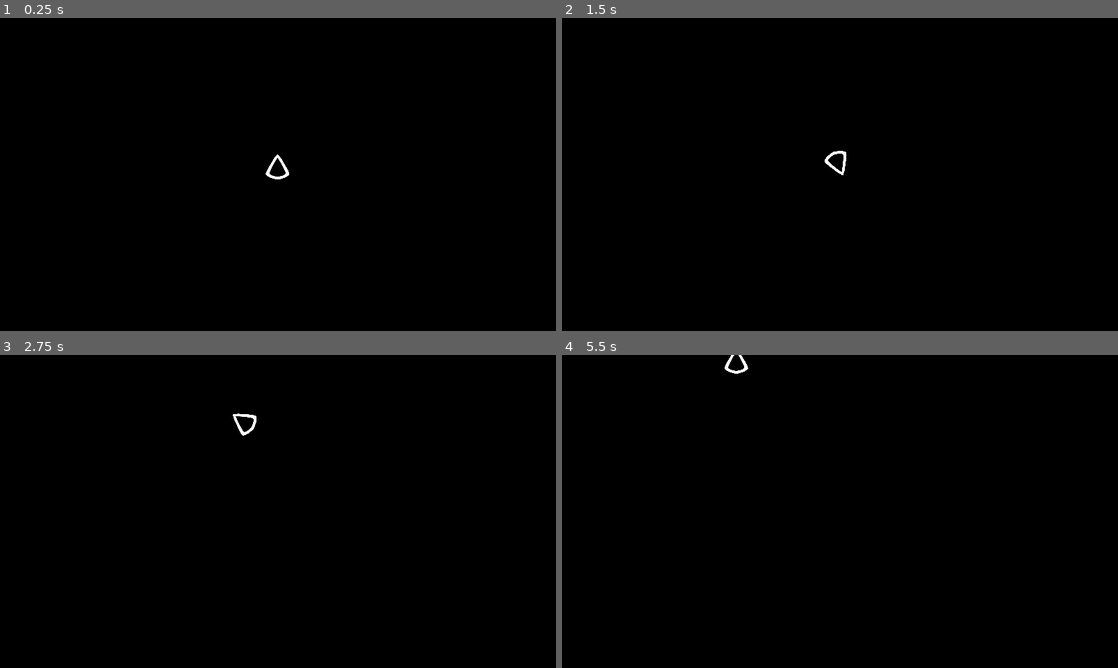
Above: before the commit, frames 1-4 (two rows, left to right).
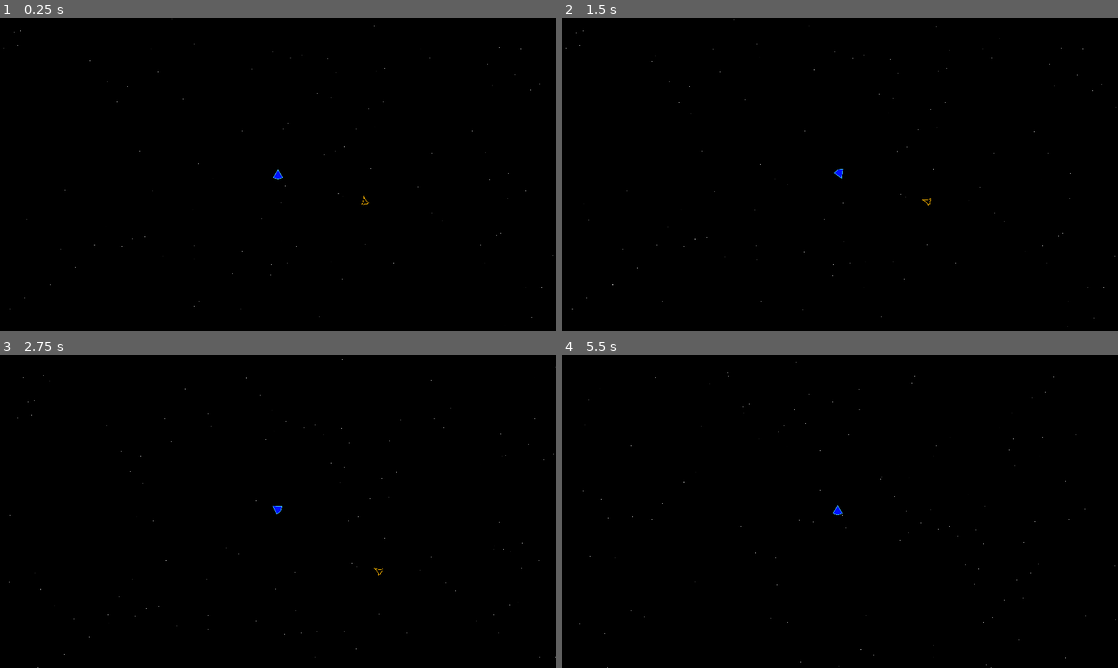
Above: after the commit, the same moments.

Repository: plinio-jrm/Godot-Asteroids-and-Enemies
Game: Godot game, scene res://scenes/world.tscn
Same seed, same stepped clock (60 frames per second), same inputs: the game is played once before the commit and once after it.
Inputs:
- Up to frame 1 (0.25 s): no input
- Up to frame 2 (1.5 s): tap Enter at 0.5 s; hold D (turn_right) 0.53-1.28 s; hold S (speed_down) from 1.28 s (still down)
- Up to frame 3 (2.75 s): release S (speed_down) at 2.03 s; hold D (turn_right) from 2.03 s (still down)
- Up to frame 4 (5.5 s): release D (turn_right) at 2.78 s; hold W (speed_up) 2.78-3.53 s; hold A (turn_left) 3.53-5.03 s; hold S (speed_down) from 5.03 s (still down)

The runs differ from the first frame. In frame 1, 0.2% of the frame differs, in the area x 0-100%, y 0-96%; in frame 2, 0.2%; in frame 3, 0.2%, in the area x 1-100%, y 1-100%; in frame 4, 0.2%.

Commit message:
- Remake of player - camera system to follow player - Added stars as background - base enemy test to rotate towards player

Diff:
--- a/entities/enemies/base enemy.tscn
+++ /dev/null
@@ -1,23 +0,0 @@
-[gd_scene load_steps=4 format=3 uid="uid://dch1a5t1g238s"]
-
-[ext_resource type="Script" path="res://scripts/base enemy.gd" id="1_24w0c"]
-[ext_resource type="Texture2D" uid="uid://bpskhlhn1wlj7" path="res://textures/Base Temp Enemy.png" id="1_h8oun"]
-
-[sub_resource type="Curve" id="Curve_ty4bq"]
-max_value = 180.0
-_data = [Vector2(0, 0), 0.0, 252.0, 0, 0, Vector2(1, 175.091), 0.0, 0.0, 0, 0]
-point_count = 2
-
-[node name="Enemy" type="RigidBody2D"]
-gravity_scale = 0.0
-script = ExtResource("1_24w0c")
-rotation_curve = SubResource("Curve_ty4bq")
-
-[node name="Character" type="Sprite2D" parent="."]
-scale = Vector2(0.08, 0.08)
-texture = ExtResource("1_h8oun")
-
-[node name="CollisionPolygon2D" type="CollisionPolygon2D" parent="."]
-polygon = PackedVector2Array(0, -8, 2, -1, 6, 4, 3, 6, 2, 6, 1, 5, -1, 5, -2, 6, -3, 6, -6, 4, -2, -1)
-
-[node name="AI" type="Node" parent="."]
--- /dev/null
+++ b/entities/enemies/base_test.tscn
@@ -0,0 +1,17 @@
+[gd_scene load_steps=3 format=3 uid="uid://cy7nwy5mayclj"]
+
+[ext_resource type="Script" path="res://scripts/base enemy.gd" id="1_mtc45"]
+[ext_resource type="Texture2D" uid="uid://bpskhlhn1wlj7" path="res://textures/Base Temp Enemy.png" id="2_5f7f4"]
+
+[node name="BaseEnemy" type="RigidBody2D"]
+gravity_scale = 0.0
+script = ExtResource("1_mtc45")
+
+[node name="Sprite2D" type="Sprite2D" parent="."]
+modulate = Color(1, 0.717647, 0, 1)
+scale = Vector2(0.5, 0.5)
+texture = ExtResource("2_5f7f4")
+
+[node name="CollisionPolygon2D" type="CollisionPolygon2D" parent="."]
+scale = Vector2(0.5, 0.5)
+polygon = PackedVector2Array(0, -96, 72, 49, 31, 73, -32, 73, -72, 49)
--- a/entities/player/player2.tscn
+++ b/entities/player/player2.tscn
@@ -1,15 +1,13 @@
 [gd_scene load_steps=3 format=3 uid="uid://d0i2ojnly6at0"]
 
-[ext_resource type="Texture2D" uid="uid://gkm5if4miqln" path="res://textures/Main Ship.png" id="1_e534g"]
 [ext_resource type="Script" path="res://scripts/entities/player.gd" id="1_idx0e"]
+[ext_resource type="Texture2D" uid="uid://d1jjchwaf7ln7" path="res://svgs/Player.svg" id="2_n4j42"]
 
 [node name="Player" type="CharacterBody2D"]
-scale = Vector2(0.5, 0.5)
 script = ExtResource("1_idx0e")
 
 [node name="Sprite2D" type="Sprite2D" parent="."]
-scale = Vector2(0.5, 0.5)
-texture = ExtResource("1_e534g")
+texture = ExtResource("2_n4j42")
 
 [node name="CollisionPolygon2D" type="CollisionPolygon2D" parent="."]
-polygon = PackedVector2Array(-55, 30, -14, -45, 0, -60, 14, -45, 55, 30, 43, 45, 0, 58, -44, 44)
+polygon = PackedVector2Array(-43, 29, 0, -43, 43, 29, 0, 43)
--- a/scenes/world.tscn
+++ b/scenes/world.tscn
@@ -1,8 +1,56 @@
-[gd_scene load_steps=2 format=3 uid="uid://3rs8fa3fh6pv"]
+[gd_scene load_steps=9 format=3 uid="uid://3rs8fa3fh6pv"]
 
-[ext_resource type="PackedScene" uid="uid://c7kao8h78s08e" path="res://entities/player/player2.tscn" id="1_7tu60"]
+[ext_resource type="PackedScene" uid="uid://d0i2ojnly6at0" path="res://entities/player/player2.tscn" id="1_7tu60"]
+[ext_resource type="Script" path="res://scripts/essentials/CameraSystem.gd" id="2_hnq02"]
+[ext_resource type="PackedScene" uid="uid://cy7nwy5mayclj" path="res://entities/enemies/base_test.tscn" id="3_eil0n"]
+
+[sub_resource type="Gradient" id="Gradient_14hdg"]
+offsets = PackedFloat32Array(0, 0.501326, 1)
+colors = PackedColorArray(0, 0, 0, 1, 1, 1, 1, 1, 0, 0, 0, 1)
+
+[sub_resource type="GradientTexture1D" id="GradientTexture1D_ckk31"]
+gradient = SubResource("Gradient_14hdg")
+
+[sub_resource type="Curve" id="Curve_4qa5o"]
+_data = [Vector2(0, 1), 0.0, 0.0, 0, 0, Vector2(1, 0), -3.14711, 0.0, 0, 0]
+point_count = 2
+
+[sub_resource type="CurveTexture" id="CurveTexture_vjaa1"]
+curve = SubResource("Curve_4qa5o")
+
+[sub_resource type="ParticleProcessMaterial" id="ParticleProcessMaterial_hqa5m"]
+lifetime_randomness = 0.5
+emission_shape = 3
+emission_box_extents = Vector3(10000, 5000, 1)
+particle_flag_disable_z = true
+direction = Vector3(0, 0, 0)
+gravity = Vector3(0, 0, 0)
+orbit_velocity_min = 0.0
+orbit_velocity_max = 0.0
+scale_min = 7.0
+scale_max = 7.0
+scale_curve = SubResource("CurveTexture_vjaa1")
+color_ramp = SubResource("GradientTexture1D_ckk31")
+attractor_interaction_enabled = false
 
 [node name="World" type="Node"]
 
+[node name="Camera2D" type="Camera2D" parent="."]
+zoom = Vector2(0.25, 0.25)
+script = ExtResource("2_hnq02")
+
 [node name="Player" parent="." instance=ExtResource("1_7tu60")]
-position = Vector2(639, 343)
+max_speed = 800
+
+[node name="Star Field" type="GPUParticles2D" parent="Player"]
+process_mode = 1
+z_index = -50
+amount = 3000
+process_material = SubResource("ParticleProcessMaterial_hqa5m")
+lifetime = 20.0
+preprocess = 10.0
+fixed_fps = 50
+
+[node name="BaseEnemy" parent="." instance=ExtResource("3_eil0n")]
+position = Vector2(798, 242)
+rotate_speed = 50
--- a/scripts/base enemy.gd
+++ b/scripts/base enemy.gd
@@ -4,18 +4,26 @@
 
 @export var movement_speed: int
 @export var rotate_speed: int
-@export var rotation_curve: Curve
 
 var target: Transform2D
 @onready var player: Player = get_node("../Player") as Player
 
 func _physics_process(delta):
-	Controls(delta)
+	Rotate(delta)
 
-func Controls(delta):
-	# rotation
-	#var lookingAtAngle: float = transform.looking_at(target.get_origin()).get_rotation()
-	var dir: Vector2 = player.position - position
-	var final_angle = dir.angle() + deg_to_rad(90.0)
-	print(final_angle)
-	rotation = final_angle
+func Rotate(delta) -> void:
+	var current_rotation = rad_to_deg(rotation) + 90
+	var target_angle = angle_of() + 180
+	var direction: float = target_angle - current_rotation
+
+	direction = clamp(direction, -1.0, 1.0)
+
+	if abs(direction) < 0.9:
+		pass
+
+	rotation += deg_to_rad(direction * delta * rotate_speed)
+
+func angle_of() -> float:
+	var x = player.global_position.x - global_position.x
+	var y = player.global_position.y - global_position.y
+	return rad_to_deg(atan2(y, x))
--- a/scripts/entities/player.gd
+++ b/scripts/entities/player.gd
@@ -1,4 +1,4 @@
-class_name Player_V2
+class_name Player
 extends CharacterBody2D
 
 var input_vector: float
--- /dev/null
+++ b/scripts/essentials/CameraSystem.gd
@@ -0,0 +1,19 @@
+class_name CameraSystem
+extends Camera2D
+
+var player: Player
+@export var damp_movement: float = 8
+
+func _process(delta):
+	FindPlayer()
+	Follow(delta)
+
+func FindPlayer() -> void:
+	if player == null:
+		player = $"../Player"
+
+func Follow(delta) -> void:
+	if player == null:
+		pass
+
+	position = lerp(position, player.position, damp_movement * delta)
--- /dev/null
+++ b/svgs/Player.svg
@@ -0,0 +1,13 @@
+<?xml version="1.0" standalone="no"?>
+<!DOCTYPE svg PUBLIC "-//W3C//DTD SVG 20010904//EN" "http://www.w3.org/TR/2001/REC-SVG-20010904/DTD/svg10.dtd">
+<!-- Created using Krita: https://krita.org -->
+<svg xmlns="http://www.w3.org/2000/svg"
+    xmlns:xlink="http://www.w3.org/1999/xlink"
+    xmlns:krita="http://krita.org/namespaces/svg/krita"
+    xmlns:sodipodi="http://sodipodi.sourceforge.net/DTD/sodipodi-0.dtd"
+    width="720pt"
+    height="720pt"
+    viewBox="0 0 720 720">
+<defs/>
+<path id="shape0" transform="translate(36, 33.4799987477839)" fill="#0011ff" fill-rule="evenodd" stroke="#41c9ff" stroke-width="36" stroke-linecap="square" stroke-linejoin="bevel" d="M324 649.08C217.739 614.429 145.159 590.46 0 542.52C64.8 434.016 172.8 253.176 324 0L648 542.52C540 578.04 432 613.56 324 649.08Z" sodipodi:nodetypes="ccccc"/>
+</svg>
Not shown, added: svgs/Player.svg.import
Not shown, added: krita/New Asset.kra
Not shown, added: krita/New Asset.kra~
